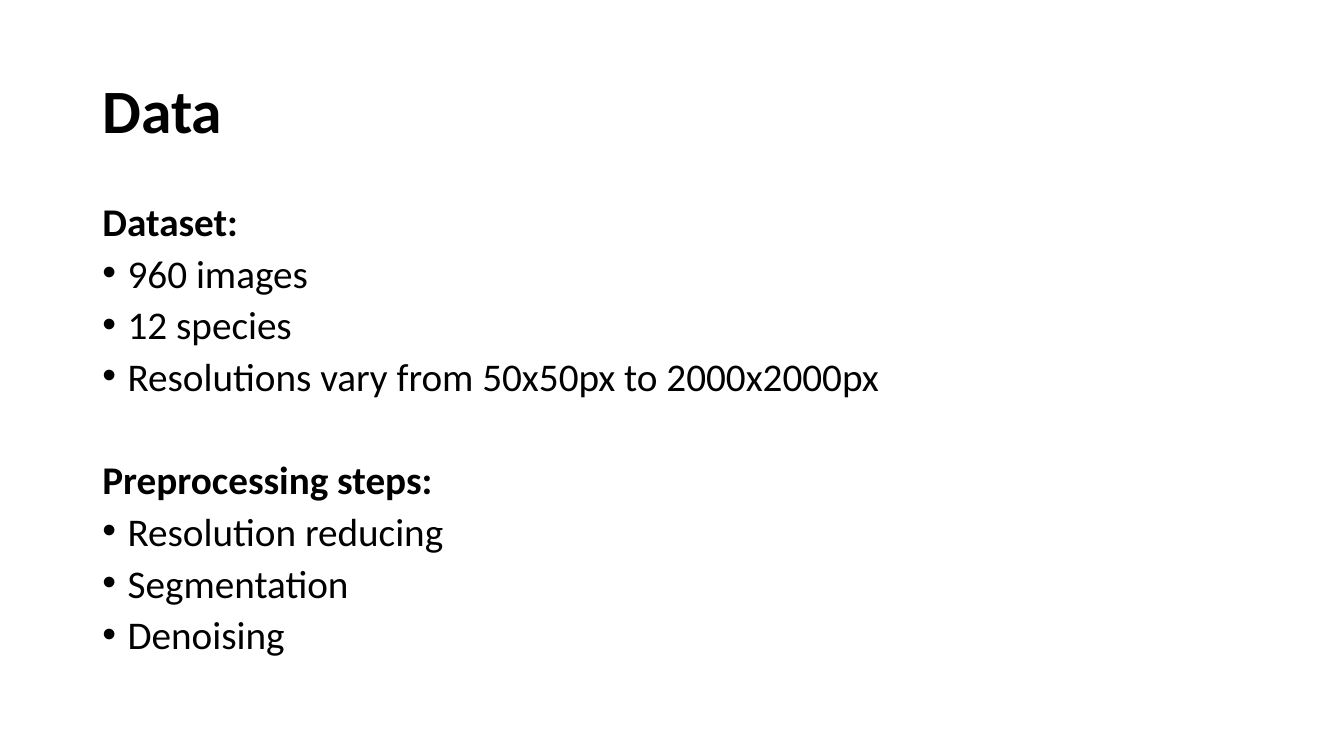
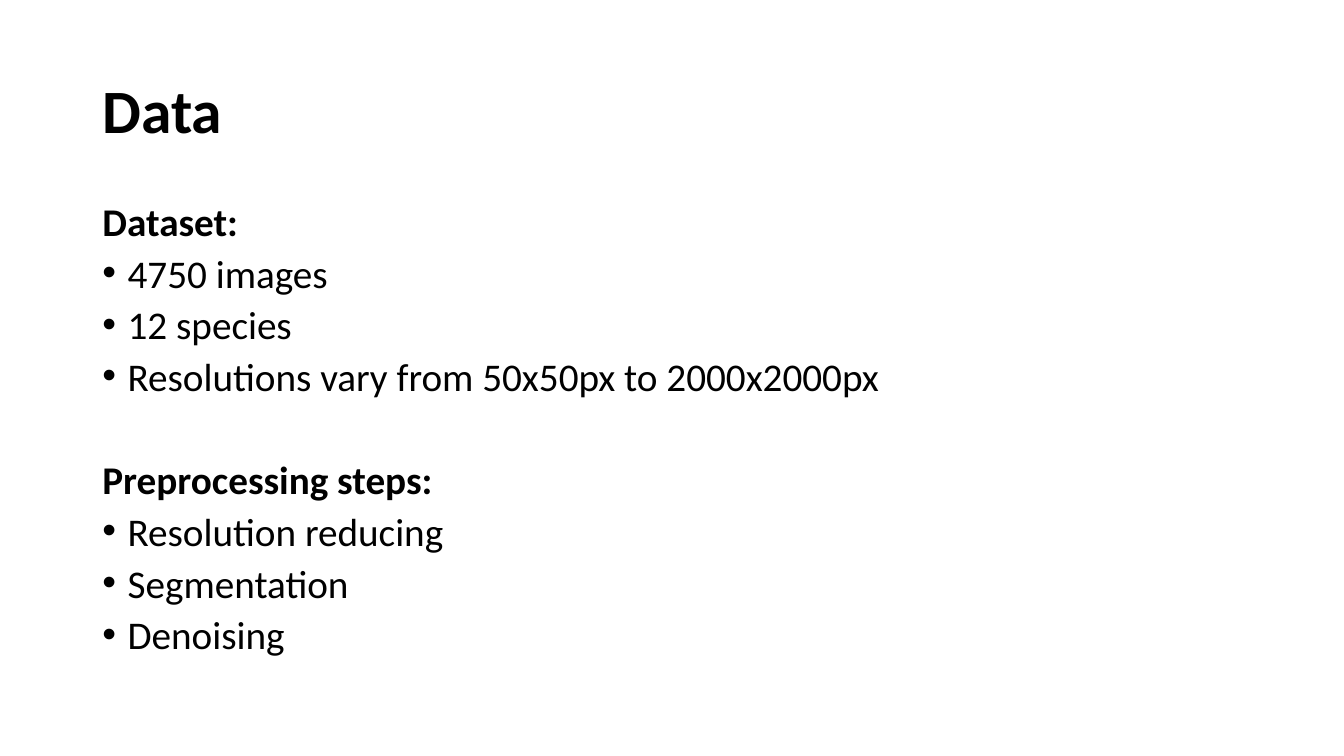
Before and after one commit to Anacriel/plant_seed_classification, a slide deck: slide 3 of reports/paper/word_version/Jakovlev_Presentation_TELECCON_2019.pptx. Drawn at 1344x756 pixels with LibreOffice and Linux fonts; fonts in the diff are those of the drawing. Boxes give left, top, right and bottom in pixels: in the first picture for what was removed or moved away, otherwise in the second. Text is boxed around its words. In the diff, an @@ line names an element or a change of style, - is before the commit and + after.

```diff
--- a/reports/paper/word_version/Jakovlev_Presentation_TELECCON_2019.pptx
+++ b/reports/paper/word_version/Jakovlev_Presentation_TELECCON_2019.pptx
@@ text at (x1=128, y1=261, x2=328, y2=295): text changed @@
-• 960 images
+• 4750 images
```
